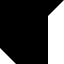
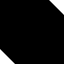
Before/after of a 64px x 64px layered artwork. What changed in the layer stack:
showed "shanpe 2", painted on it over <box>0,0,64,64</box>
hid "shanpe", painted on it over <box>0,0,64,64</box>
